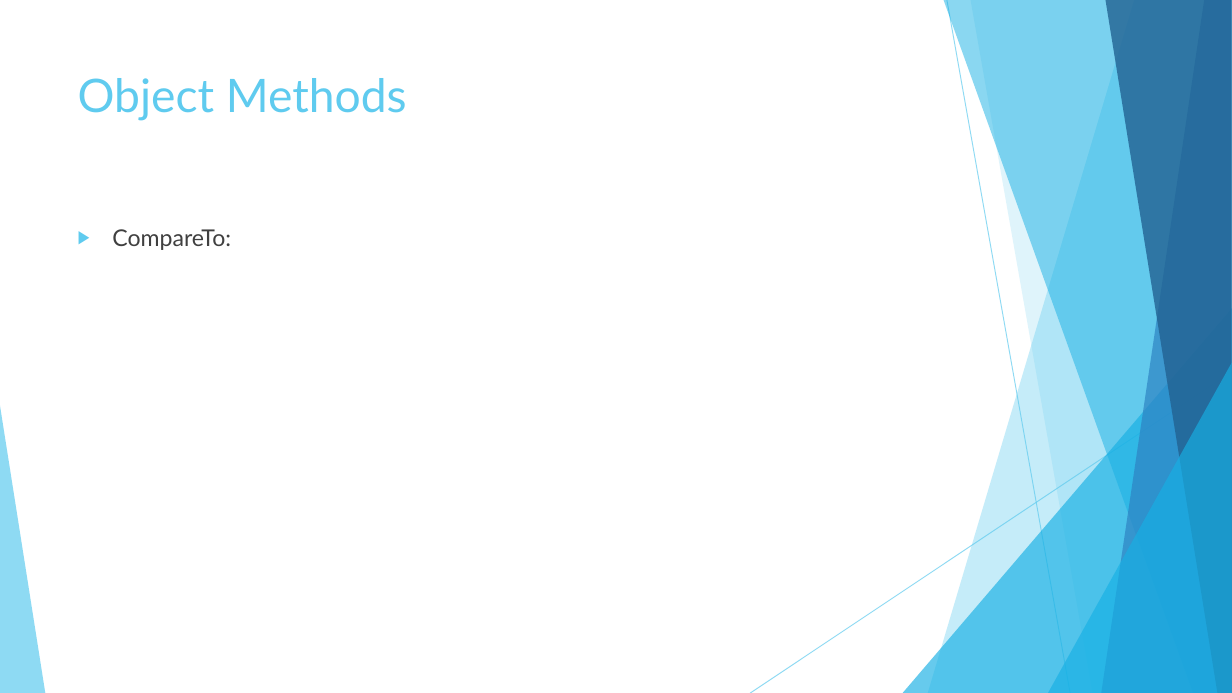
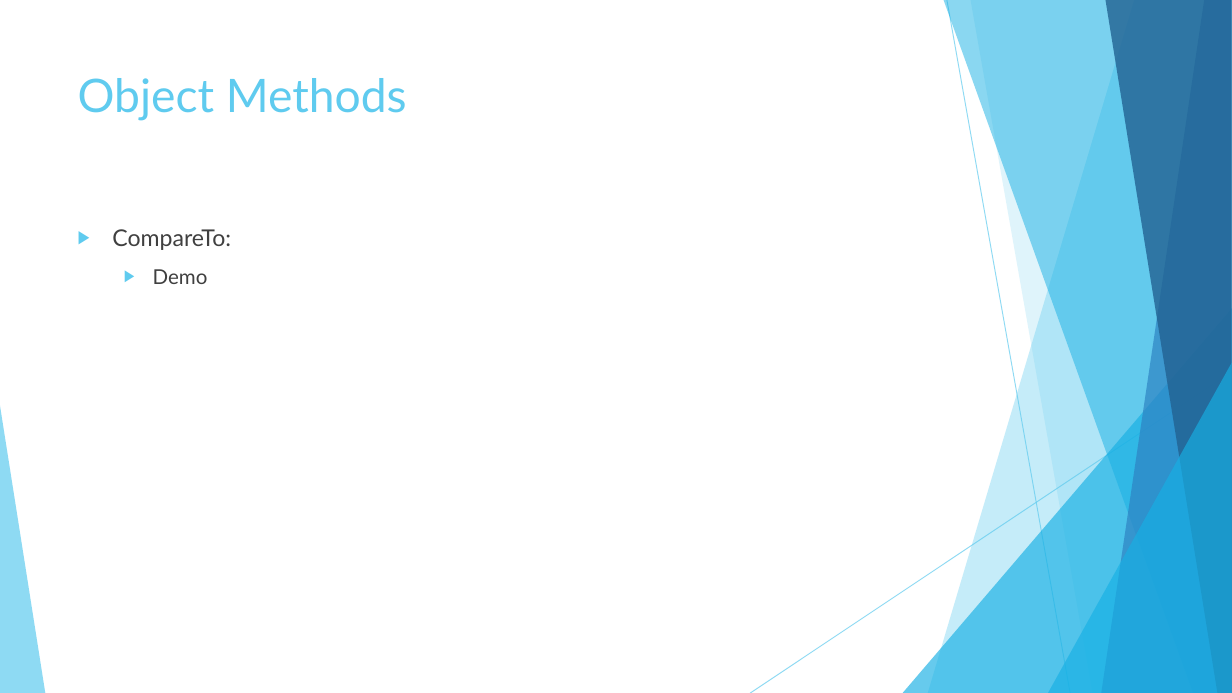
Before and after one commit to hainnguyen-kms/effective-java, a slide deck: slide 13 of Effective Java.pptx. Drawn at 1232x693 pixels with LibreOffice and Linux fonts; fonts in the diff are those of the drawing. Boxes give left, top, right and bottom in pixels: in the first picture for what was removed or moved away, otherwise in the second. Text is boxed around its words. In the diff, an @@ line names an element or a change of style, - is before the commit and + after.

Commit message:
init

```diff
--- a/Effective Java.pptx
+++ b/Effective Java.pptx
@@ text at box(153, 269, 208, 284): paragraph added @@
+  ▶ Demo
```
